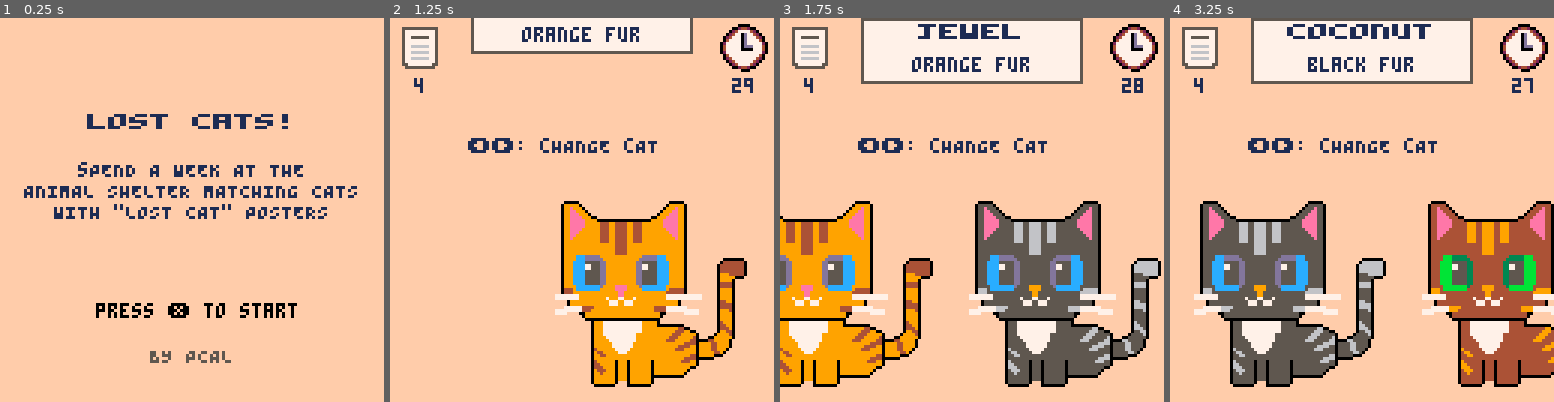
Above: before the commit, frames 1-4 (left to right).
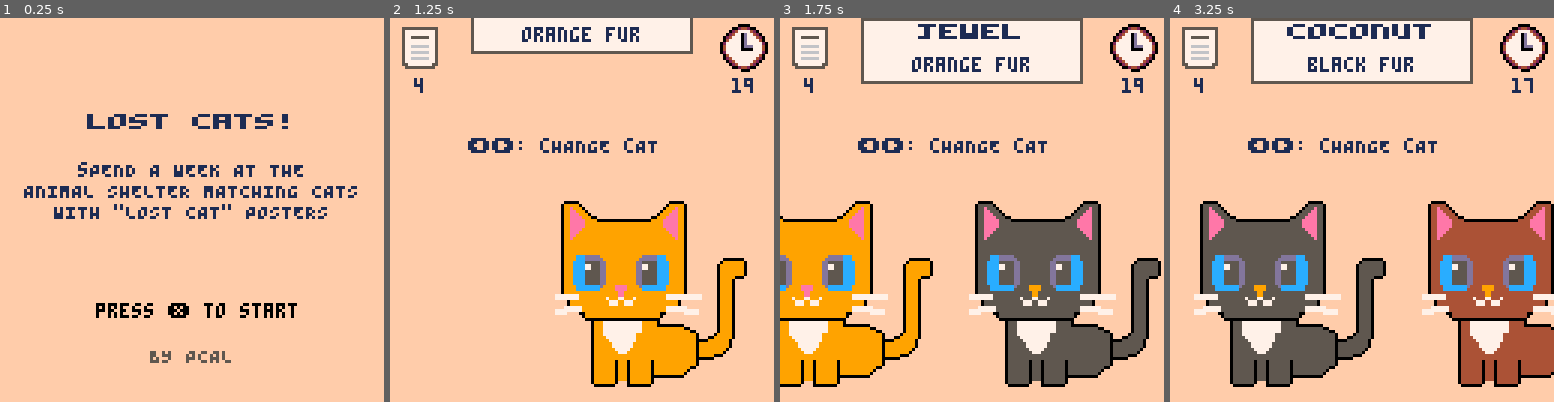
Above: after the commit, the same moments.

Repository: pcal43/pico8-papurrs-please
Game: PICO-8 cartridge pico8-home/carts/lost-cats.p8
The game is run twice, just before and just after one commit, with the same random seed, the same clock (stepped at 60 frames per second) and the same inputs.
Inputs:
- Up to frame 1 (0.25 s): no input
- Up to frame 2 (1.25 s): tap X (X key) at 0.33, 1.07 s; tap O (Z key) at 0.7 s
- Up to frame 3 (1.75 s): hold Right from 1.6 s (still down); tap O (Z key) at 1.7 s
- Up to frame 4 (3.25 s): tap X (X key) at 1.85, 2.97 s; release Right at 2.1 s; tap O (Z key) at 2.1, 2.5, 2.9 s; hold Up 2.15-2.42 s; hold Right 2.47-3.03 s; hold Left from 3.08 s (still down)

Frame 1 is identical in both runs. In frame 2, 1.5% of the frame differs, in the area x 45-93%, y 15-93%; in frame 3, 3.0%; in frame 4, 3.5%, in the area x 8-100%, y 15-93%.

Commit message:
checkpoint

Diff:
--- a/pico8-home/carts/src/Cat.lua
+++ b/pico8-home/carts/src/Cat.lua
@@ -12,8 +12,11 @@
         pal(ORANGE, traits[FUR_COLOR].nose)
         pal(BLACK, traits[FUR_COLOR].outline)
 
-        pal(BLUE, traits[FUR_COLOR].stripes) --FIXME
-
+        if traits[STRIPES].name == "stripes" then
+            pal(BLUE, traits[FUR_COLOR].stripes)
+        else
+            pal(BLUE, traits[FUR_COLOR].fur)
+        end
 
         pal(DARK_GREEN, traits[EYE_COLOR].inner)
         pal(GREEN, traits[EYE_COLOR].outer)
--- a/pico8-home/carts/src/GameScreen.lua
+++ b/pico8-home/carts/src/GameScreen.lua
@@ -12,7 +12,6 @@
     self.showStatusIcons = false
     self.showCats = false
     self.showPoster = false
-    self._last_time = time()
     self.coroutine = nil
     self.totalPostersThisWeek = 0
     self.foundCatsThisWeek = 0
@@ -113,7 +112,7 @@
 
     function self.startDay()
         local weekday = WEEKDAYS[self.weekdayNumber]
-        self.posters, self.catList = generatePostersAndCats(weekday.cats, weekday.catTraits, weekday.posterCount, weekday.posterTraitCount, weekday.posterTraits)
+        self.posters, self.catList = generatePostersAndCats(weekday.catCount, weekday.catTraits, weekday.posterCount, weekday.posterTraitCount, weekday.posterTraits)
         self.scrollPos = 0
         self.targetPos = 1
         self.secondsRemaining = weekday.time
@@ -138,8 +137,6 @@
             while not btn(BUTTON_X) do
                 yield()
             end
-        printh("XXXXX")
-
             self.startPicking()
         end)
     end
@@ -148,6 +145,7 @@
         self.showCats = true
         self.showPoster = true
         self.showStatusIcons = true
+        self._last_time = time()
         self.coroutine = cocreate(function()
             while true do
                 if self.posters and #self.posters < 1 then
@@ -290,12 +288,15 @@
                         cat.adornmentSpriteId = MATCH_ICON
                         correct += 1
                         sfx(SOUND_MEOW)
+                        for j = 1, .5 * TICKS_PER_SECOND do
+                            yield()
+                        end
                     else
                         cat.adornmentSpriteId = BAD_MATCH_ICON
                         sfx(SOUND_BUZZ)
-                    end
-                    for j = 1, .5 * TICKS_PER_SECOND do
-                        yield()
+                        for j = 1, 2 * TICKS_PER_SECOND do
+                            yield()
+                        end
                     end
                 end
             end
@@ -398,7 +399,7 @@
 function generatePostersAndCats(catCount, catTraits, posterCount, posterTraitCount, posterTraitKeys)
     if catCount < posterCount then
         printh("error: catCount ("..catCount..") < posterCount ("..posterCount..")")
-        return {}, {}
+        catCount = posterCount
     end
 
     printh("generatePosters: "..posterCount.." posters for "..catCount.." cats, "..posterTraitCount.." traits per poster")
--- a/pico8-home/carts/src/Traits.lua
+++ b/pico8-home/carts/src/Traits.lua
@@ -1,23 +1,28 @@
+
+
+FUR_COLOR = 1
+EYE_COLOR = 2
+COLLAR_COLOR = 3
+STRIPES = 4
+EAR_COLOR = 5
 
 TraitKeys = {
   FUR_COLOR,
   EYE_COLOR,
+  COLLAR_COLOR,
+  STRIPES,
   EAR_COLOR,
-  COLLAR_COLOR
 }
 
 TraitValues = {}
 
-TraitValues[FUR_PATTERN] = {
+TraitValues[STRIPES] = {
    {
-     name = "solid color"
+     name = "no stripes"
    },
    {
-     name = "striped"
-   },
-   {
-     name = "calico"
-   },
+     name = "stripes"
+   }
 }
 
 TraitValues[COLLAR_COLOR] = {
@@ -120,6 +125,57 @@
 }
 
 
+
+WEEKDAYS = {
+    {
+        name = "monday",
+        posterCount = 4,
+        catCount = 5,
+        time = 20,
+        catTraits = { [EYE_COLOR] = { 1, 1, 2 }, [COLLAR_COLOR] = { 1 }, [EAR_COLOR] = { 1 }, [STRIPES] = { 1 } },
+        posterTraits = { FUR_COLOR },
+        posterTraitCount = 1
+    },
+    {
+        name = "tuesday",
+        posterCount = 6,
+        catCount = 7,
+        time = 30,
+        catTraits = { [COLLAR_COLOR] = { 1, 1, 1, 2 }, [EAR_COLOR] = { 1 }, [STRIPES] = { 1, 1, 1, 1, 1, 1, 2 } },
+        posterTraits = { FUR_COLOR, EYE_COLOR },
+        posterTraitCount = 2
+    },
+    {
+        name = "wednesday",
+        posterCount = 8,
+        catCount = 10,
+        time = 45,
+        catTraits = { [STRIPES] = { 1, 1, 1, 2 } },
+        posterTraits = { FUR_COLOR, EYE_COLOR, COLLAR_COLOR },
+        posterTraitCount = 3
+    },
+    {
+        name = "thursday",
+        posterCount = 10,
+        catCount = 12,
+        time = 60,
+        catTraits = { },
+        posterTraits = { FUR_COLOR, EYE_COLOR, COLLAR_COLOR, STRIPES },
+        posterTraitCount = 3
+    },
+    {
+        name = "friday",
+        posterCount = 12,
+        catCount = 15,
+        time = 90,
+        catTraits = { },
+        posterTraits = { EYE_COLOR, STRIPES, EAR_COLOR },
+        posterTraitCount = 3
+    }
+}
+
+
+
 -- Cat names stored as comma-delimited string to save tokens
 CAT_NAMES = "angel,apollo,ash,athena,aurora,baby,bailey,bambi,bandit,bear,bella,blaze,boo,boots,buddy,butterball,butter …(1135 unchanged characters)…
 
